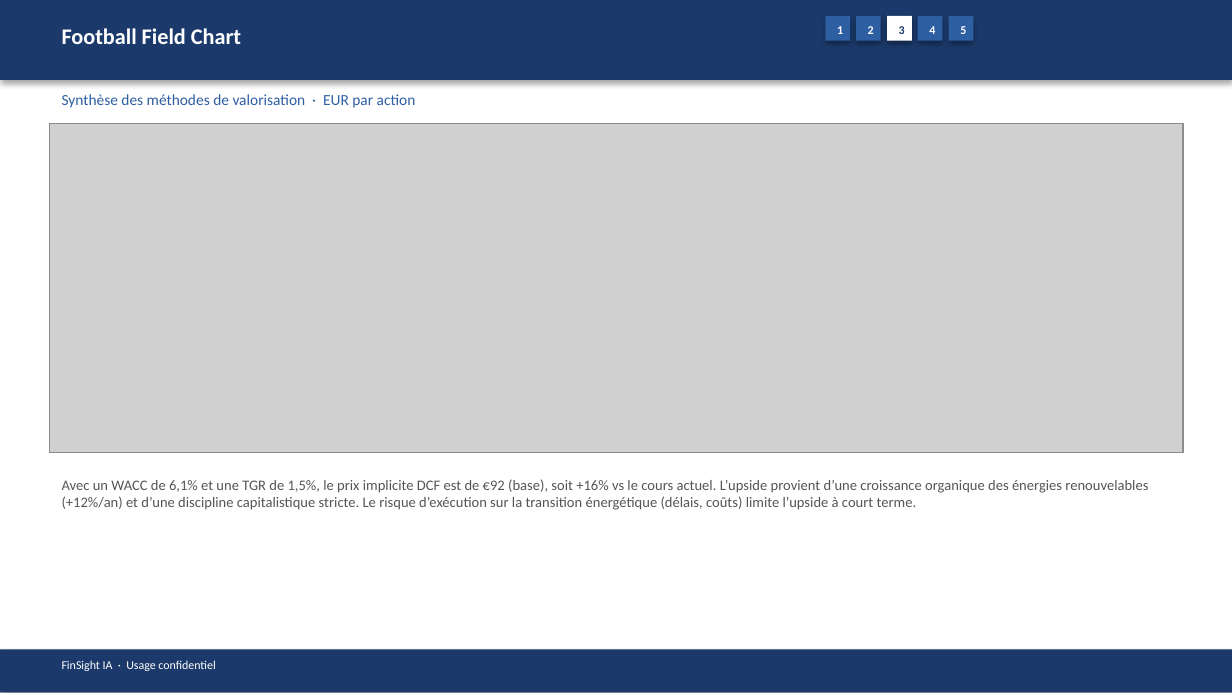
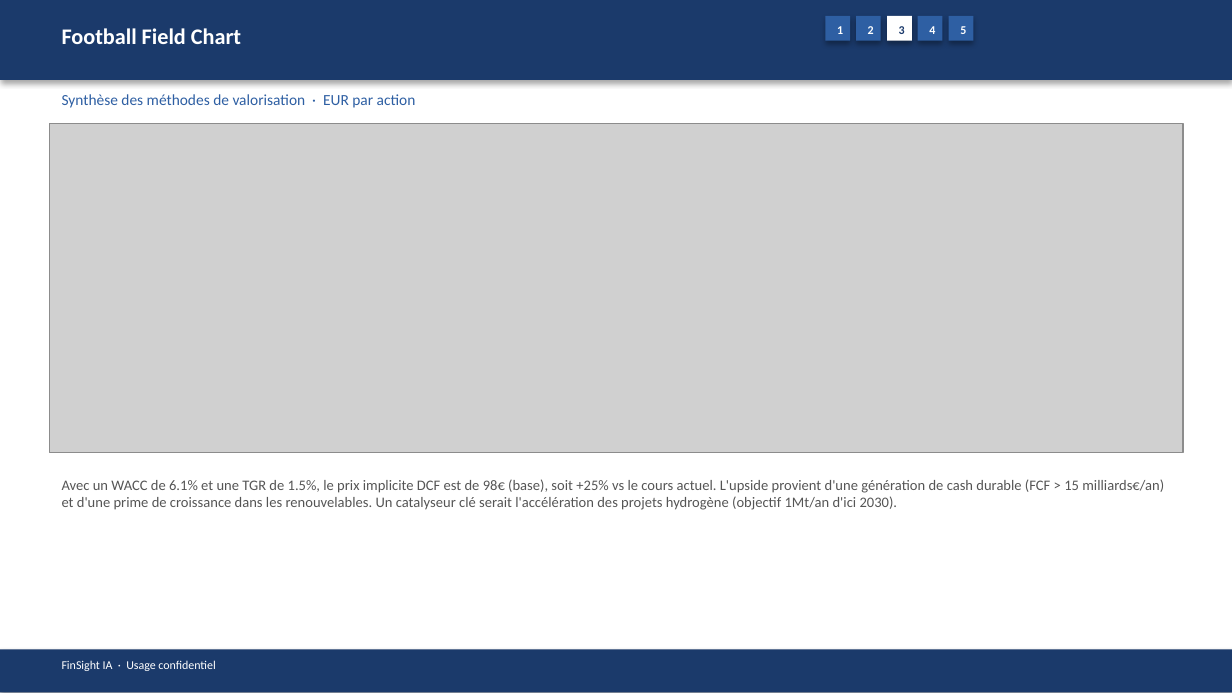
Before and after one commit to baptistejeh07-art/finsight-ia, a slide deck: slide 14 of preview/TTE.PA/TTE.PA_pitchbook.pptx. Drawn at 1232x693 pixels with LibreOffice and Linux fonts; fonts in the diff are those of the drawing; grey boxes stand for pictures. Boxes give left, top, right and bottom in pixels: in the first picture for what was removed or moved away, otherwise in the second. Text is boxed around its words. In the diff, an @@ line names an element or a change of style, - is before the commit and + after.

```diff
--- a/preview/TTE.PA/TTE.PA_pitchbook.pptx
+++ b/preview/TTE.PA/TTE.PA_pitchbook.pptx
@@ text at (x1=62, y1=479, x2=1164, y2=510): text changed @@
-Avec un WACC de 6,1% et une TGR de 1,5%, le prix implicite DCF est de €92 (base), soit +16% vs le cours actuel. L’upside provient d’une croissance organique des énergies renouvelables (+12%/an) et d’une discipline capitalistique stricte. Le risque d’exécution sur la transition énergétique (délais, coûts) limite l’upside à court terme.
+Avec un WACC de 6.1% et une TGR de 1.5%, le prix implicite DCF est de 98€ (base), soit +25% vs le cours actuel. L'upside provient d'une génération de cash durable (FCF > 15 milliards€/an) et d'une prime de croissance dans les renouvelables. Un catalyseur clé serait l'accélération des projets hydrogène (objectif 1Mt/an d'ici 2030).
```
Also in this commit, not shown: 13 other slides changed, 3 other files.
